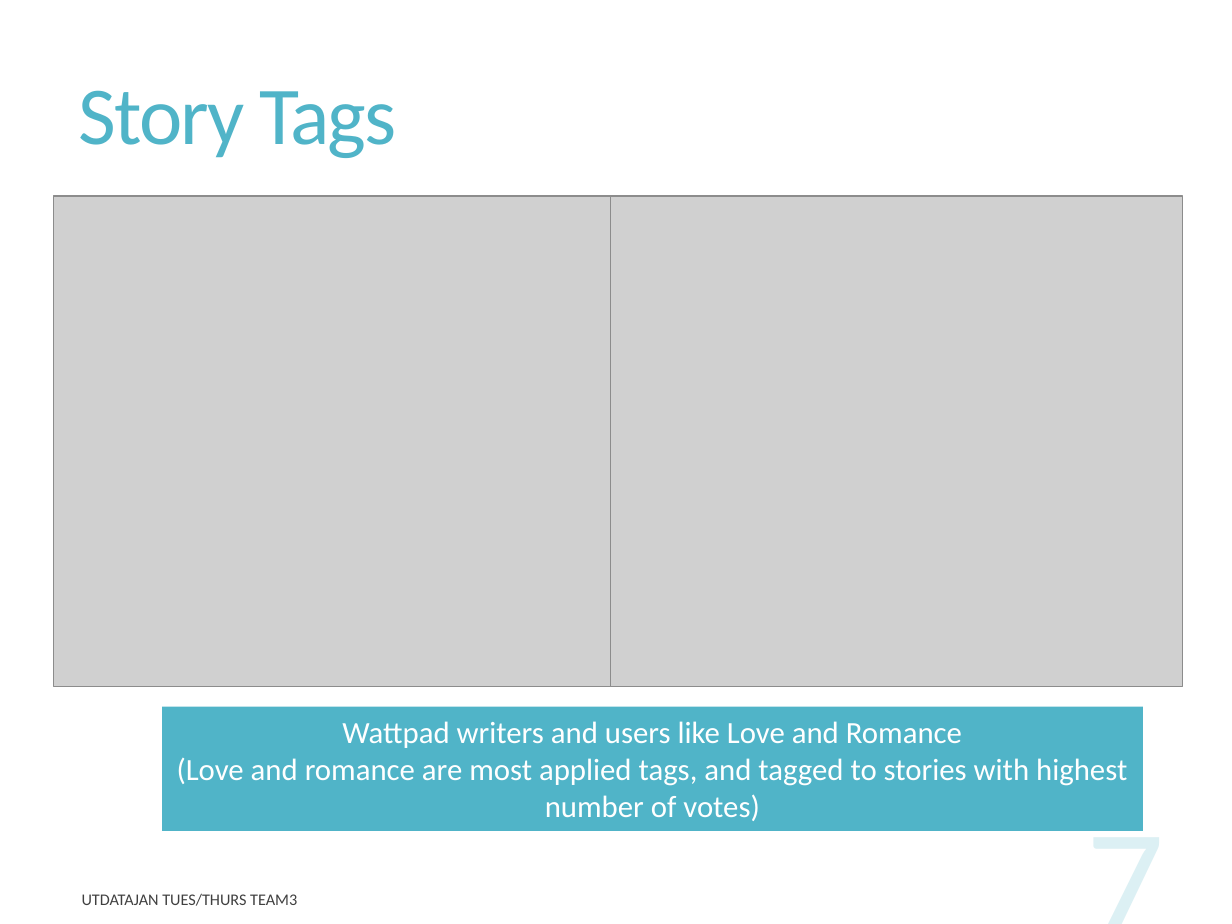
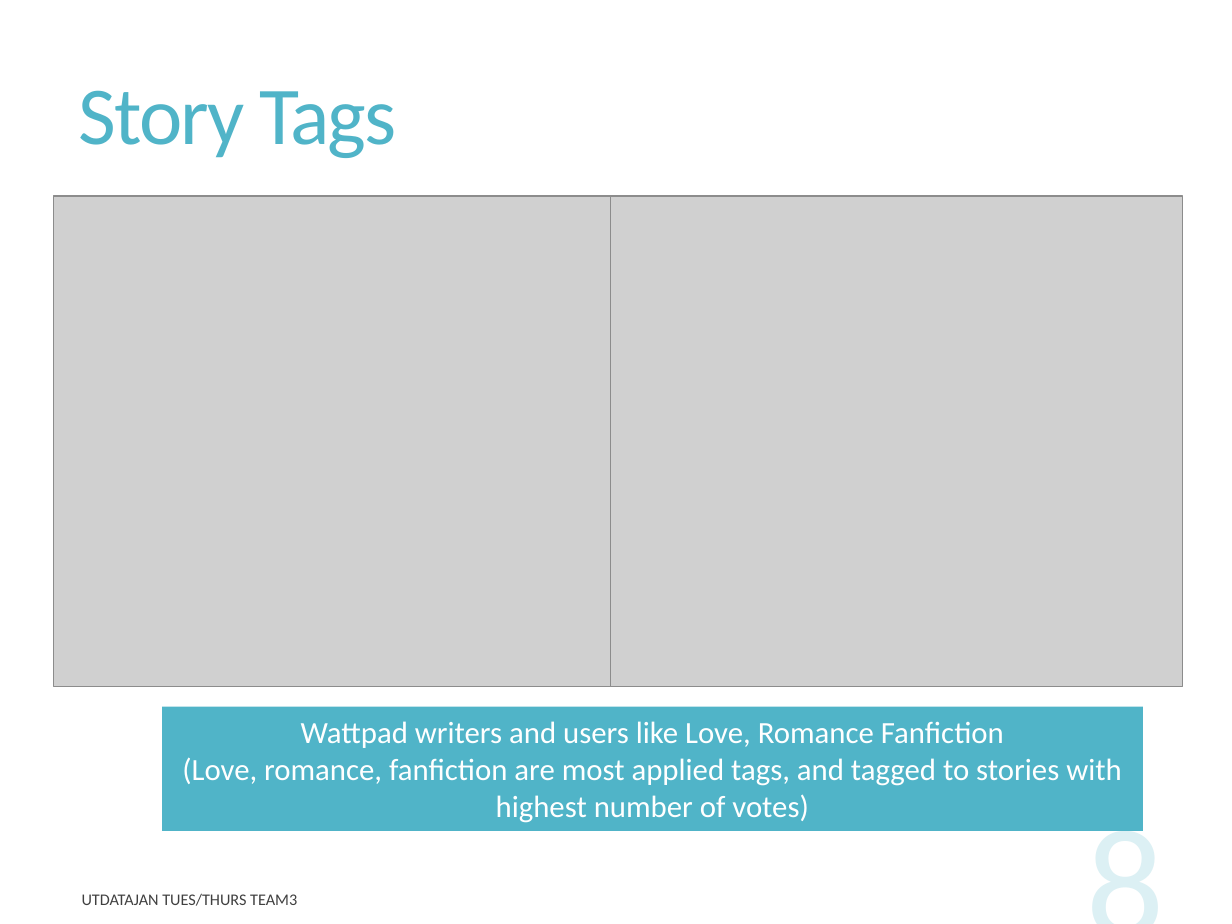
Before and after one commit to rupalimayekar/ProjectWattpad, a slide deck: slide 8 of WattpadPrez.pptx (slide 7 before the commit). Drawn at 1232x924 pixels with LibreOffice and Linux fonts; fonts in the diff are those of the drawing; grey boxes stand for pictures. Boxes give left, top, right and bottom in pixels: in the first picture for what was removed or moved away, otherwise in the second. Text is boxed around its words. In the diff, an @@ line names an element or a change of style, - is before the commit and + after.

```diff
--- a/WattpadPrez.pptx
+++ b/WattpadPrez.pptx
@@ text in rectangle at (x1=182, y1=721, x2=1121, y2=823): text changed @@
-Wattpad writers and users like Love and Romance
-(Love and romance are most applied tags, and tagged to stories with highest number of votes)
+Wattpad writers and users like Love, Romance Fanfiction
+(Love, romance, fanfiction are most applied tags, and tagged to stories with highest number of votes)
@@ page number at (x1=881, y1=786, x2=1177, y2=924): text changed @@
-7
+8
```
Also in this commit, not shown: 2 other slides changed.
